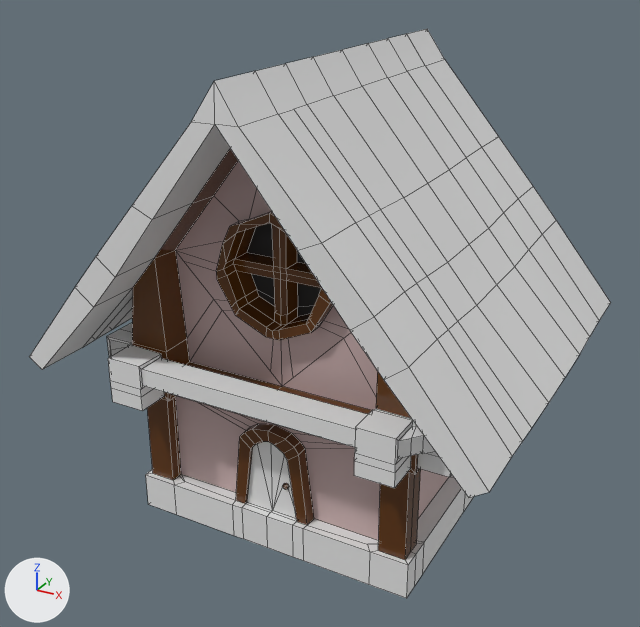
An edit to the FBX model ON_LINE MULTI_PLAYER2.0/Assets/Models/House.fbx, drawn before and after from the same camera.
The view is the same before and after, from a 50 mm lens placed at (7.56, -14.56, 10.62), pointed at (-0.23, -0.4, 3.55). The axes (+X, +Y, +Z) are drawn at lower left. The lights are the same throughout. Mesh edges are drawn as thin lines. Where no turn or scale is listed for an object, it has been applied to the vertices.

The first picture shows 'House_low'.
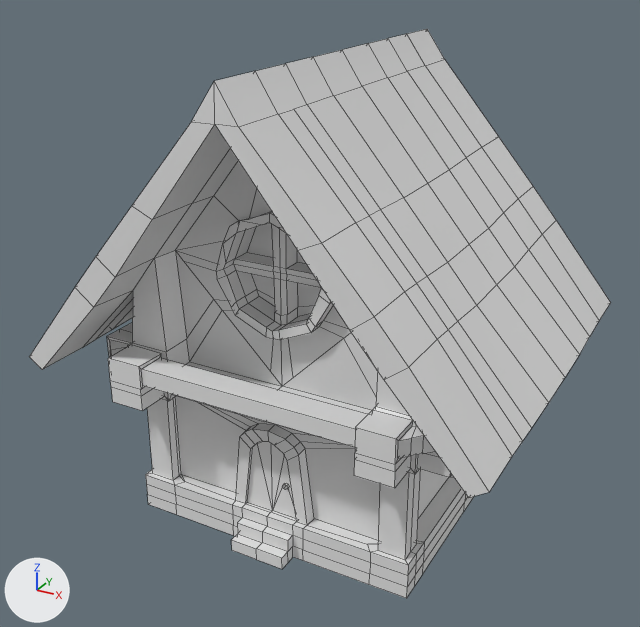
The newer file is also rescaled (x0.716), turned or shifted as a whole; pictures and numbers use the older file's frame.

Changed parts and their boxes (x1, y1, x2, y2) in the pictures (640 x 627 px; the box of a moved part takes in the faces that stretch with it):
part 1 of me_house, built on
    both: (42, 259, 474, 598)
part 2 of me_house, moved or reshaped
    both: (223, 211, 286, 243)
part 3 of me_house, recoloured (brown to grey)
    both: (132, 149, 421, 560)
part 4 of me_house, recoloured
    both: (176, 161, 449, 541)
part 5 of me_house, recoloured (black to grey)
    both: (247, 223, 321, 316)

Patch to the scene script:
```diff
--- a/ON_LINE MULTI_PLAYER2.0/Assets/Models/House.fbx.py
+++ b/ON_LINE MULTI_PLAYER2.0/Assets/Models/House.fbx.py
@@ me_house @@
 # used by ob_house_low; location = (0.0, 0.0, 0.0)
 # verts and faces of me_house; kept vertices keep their numbers, new ones are numbered from 901
 # before: 65 (0.61, -2.55, 5.95), 261 (-0.61, -2.55, 5.95) at pixel (239, 223)
-me_house.from_pydata(...)  # 901 vertices, 927 faces; spans x -4.58..4.58, y -3.99..3.99, z -0.37..8.57
-me_house.materials.append(mat_material_004)  # white #e7e7e7
-me_house.materials.append(mat_material_006)  # white #e7e7e7
-me_house.materials.append(mat_material_007)  # white #e7e7e7
+me_house.from_pydata(...)  # 965 vertices, 989 faces; spans x -4.58..4.58, y -3.99..3.99, z -0.37..8.57
+# me_house part 1
+# 16 vertices are removed from x -2.98..2.97, y -2.9..2.99, z -0.37..4.93
+# 80 faces are deleted
+# 13 vertices in x -3.55..-2.98, y -2.98..2.9, z 2.73 move by (0.0, 0.0, -0.01)
+# 12 vertices in x -2.9..-2.18, y -3.62..3.62, z 2.7..2.85 move by (0.0, 0.0, 0.02)
+# 4 vertices in x 2.18..2.9, y -3.62..-2.98, z 2.7 move by (0.0, 0.0, 0.03)
+# 3 vertices in x -2.85, y -1.06..1.06, z 4.37 move by (0.0, 0.0, 0.06)
+# 24 vertices move from x -2.98..3.55, y -3.62..2.98, z 2.33..4.48 to x -2.98..3.55, y -3.63..2.97, z 2.33..4.45
+# 23 vertices are added at x -2.95..2.97, y -3.3..2.97, z -0.37..4.45
+# 26 new vertices lie (0.0, 0.0, -0.23) away from vertices in x -2.9..2.9, y -2.9..2.9, z 0.37
+# 25 new vertices lie (0.0, 0.0, 0.26) away from vertices in x -2.9..2.9, y -2.9..2.9, z -0.37
+# 7 new vertices lie (0.0, -0.18, 0.0) away from vertices in x -0.56..0.56, y -2.9, z -0.37..0.14
+# 142 new faces join them
+# me_house part 2
+verts[65] = (0.61, -2.51, 6.02)  # moved
+verts[261] = (-0.62, -2.52, 6.01)  # moved, pixel (239, 220)
+# me_house part 3: 373 faces spanning x -2.98..3.02, y -3.1..3.06, z 0.36..7.96 switch from mat_material_005 (brown #5f3610) to no material
+# me_house part 4: 65 faces spanning x -2.89..2.54, y -2.54..2.54, z 0.37..7.96 switch from mat_material_002 (light grey #cbb1b0) to no material
+# me_house part 5: 10 faces spanning x -0.93..0.93, y -1.88..1.88, z 4.13..6.01 switch from mat_material_003 (black #2d2d2d) to no material
```
